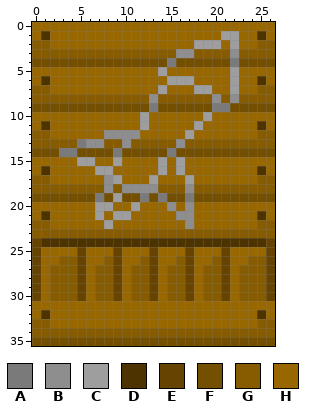
Pixel-art sprite: Project/Resources/img/crate_rocket.png. The picture above was drawn from the file before the commit.
The file is 27x36 pixels. Colours within 5 levels of each other are drawn and written as one.
Palette (. is transparent): A #7a7a7a  B #8e8e8e  C #9e9e9e  D #4d3300  E #664300  F #744f00  G #875b00  H #996700
Pixels before, first column x 0:
 0 HHHHHHHHHHHHHHHHHHHHHHHHHHH
 1 HDHHHHHHHHHHHHHHHHHHHCCHHDH
 2 GGHHHHHHHHHHHHHHHHCCCHCHHGG
 3 GGGGGGGGGGGGGGGGBBGGGGBGGGG
 4 FFFFFFFFFFFFFFFAFFFFFFAFFFF
 5 HHHHHHHHHHHHHHCHHHHHHHCHHHH
 6 HDHHHHHHHHHHHHHCCCHHHHCHHDH
 7 GGHHHHHHHHHHHHCHHHCCHHCHHGG
 8 GGGGGGGGGGGGGBGGGGGGBGBGGGG
 9 FFFFFFFFFFFFFAFFFFFFAAFFFFF
10 HHHHHHHHHHHHCHHHHHHCHHHHHHH
11 HDHHHHHHHHHHCHHHHHCHHHHHHDH
12 GGHHHHHHBBBBHHHHHCHHHHHHHGG
13 GGGGGABBGGBGGGGGBGGGGGGGGGG
14 FFFAAFFFFAFFFFFAFFFFFFFFFFF
15 HHHHHCCHHCHHHHCHCHHHHHHHHHH
16 HDHHHHHCCHHHHHCHCHHHHHHHHDH
17 GGHHHHHHBCHHHCHHHCHHHHHHHGG
18 GGGGGGGGBGBBBBGGGBGGGGGGGGG
19 FFFFFFFAFCFFAFAFFAFFFFFFFFF
20 HHHHHHHCCHHCHHHBHBHHHHHHHHH
21 HDHHHHHCHCCHHHHHBBHHHHHHHDH
22 GGHHHHHHCHHHHHHHHBHHHHHHHGG
23 GGGGGGGGGGGGGGGGGGGGGGGGGGG
24 EDDDDDDDDDDDDDDDDDDDDDDDDDE
25 EHHHHEHHHEHHHEHHHEHHHEHHHHE
26 EHHGGEHHGEHHGEHHGEHHGEHHGGE
27 EHGGGEHGGEHGGEHGGEHGGEHGGGE
28 EHGGGEHGGEHGGEHGGEHGGEHGGGE
29 EHGGGEHGGEHGGEHGGEHGGEHGGGE
30 EHGGGEHGGEHGGEHGGEHGGEHGGGE
31 HHHHHHHHHHHHHHHHHHHHHHHHHHH
32 HDHHHHHHHHHHHHHHHHHHHHHHHDH
33 GGHHHHHHHHHHHHHHHHHHHHHHHGG
34 GGGGGGGGGGGGGGGGGGGGGGGGGGG
35 FFFFFFFFFFFFFFFFFFFFFFFFFFF
After:
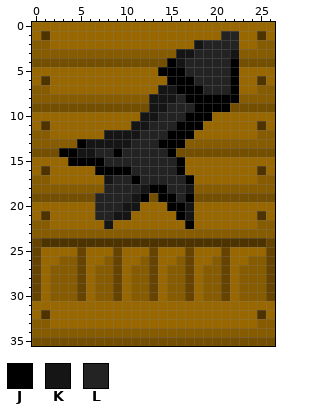
Colours new in this view: J #000000  K #151515  L #232323
Commit message: Added rocket and machine gun
Difference:
y 1: x 21..22 CC -> LL
y 2: x 18..22 CCCHC -> KLLLL
y 3: x 16..22 BBGGGGB -> KKLLLLK
y 4: x 15..22 AFFFFFFA -> JKLLLLLJ
y 5: x 14..22 CHHHHHHHC -> JJJLLLLLJ
y 6: x 15..22 CCCHHHHC -> JJJLLLLJ
y 7: x 14..22 CHHHCCHHC -> KKJJJLLLJ
y 8: x 13..22 BGGGGGGBGB -> KKKLJJJJJJ
y 9: x 13..21 AFFFFFFAA -> KKLLLJJJJ
y 10: x 12..19 CHHHHHHC -> KKLLLJJJ
y 11: x 11..18 HCHHHHHC -> KKLLLJJJ
y 12: x 8..17 BBBBHHHHHC -> KKKKLLLJJJ
y 13: x 5..16 ABBGGBGGGGGB -> JKKKKKLLLJJJ
y 14: x 3..15 AAFFFFAFFFFFA -> JJKKLLJLLLLLJ
y 15: x 4..16 HCCHHCHHHHCHC -> JJJJLLLLLLLLJ
y 16: x 7..16 CCHHHHHCHC -> JJJJLLLLLJ
y 17: x 8..17 BCHHHCHHHC -> KLLJLLLLLJ
y 18: x 8..17 BGBBBBGGGB -> LLLLKJJLLK
y 19: x 7..12 AFCFFA -> LLLLKJ; x 14..17 AFFA -> JJLJ
y 20: x 7..11 CCHHC -> LLLKK; x 15..17 BHB -> JJK
y 21: x 7..10 CHCC -> LLKK; x 16..17 BB -> JK
y 22: x 8 C -> K; x 17 B -> J
Changed places in both pictures, as pixel boxes (x1, y1, x2, y2):
changed: (59, 31, 239, 229)
